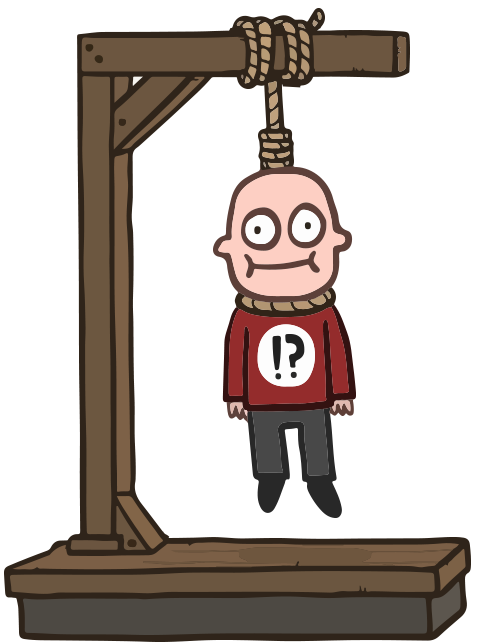
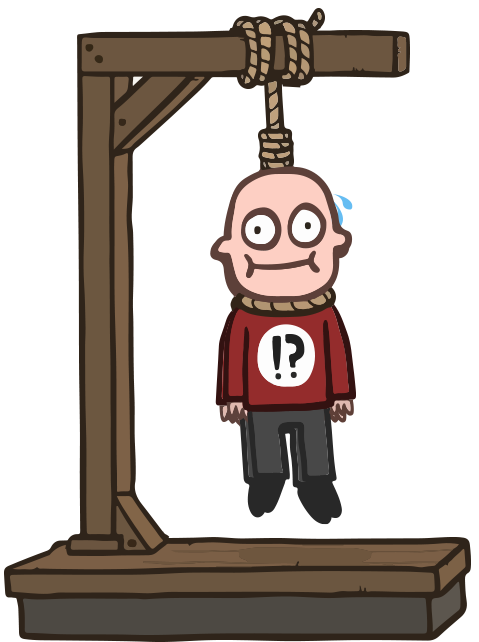
Layers edited between the first and the second 479×642 image:
added layer "assets5" above "Objet dynamique vectoriel" over [210, 169, 353, 525]
